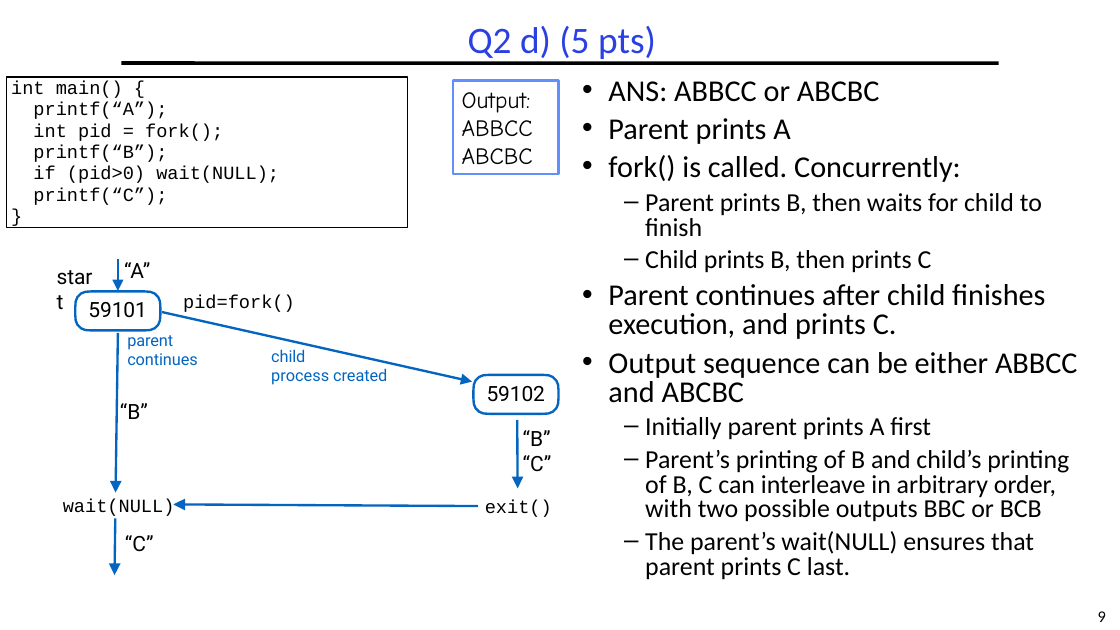
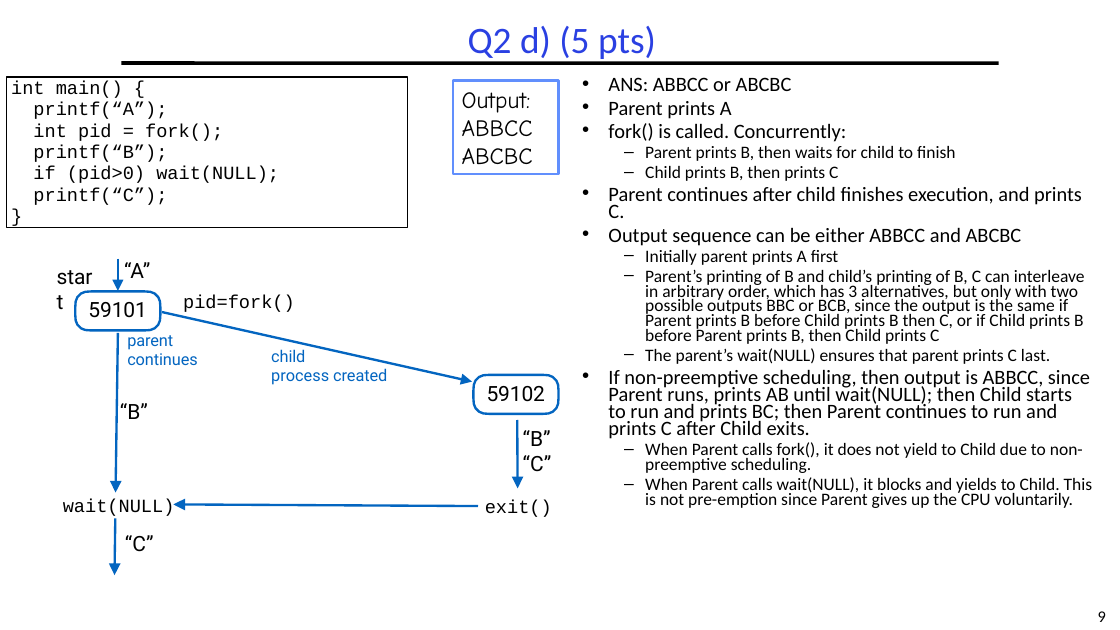
Before and after one commit to guhofstra/CSC256Fa25, a slide deck: slide 9 of PPTs/Exam/OS MidtermExam ANS Sp2025.pptx. Drawn at 1120x630 pixels with LibreOffice and Linux fonts; fonts in the diff are those of the drawing. Boxes give left, top, right and bottom in pixels: in the first picture for what was removed or moved away, otherwise in the second. Text is boxed around its words. In the diff, an @@ line names an element or a change of style, - is before the commit and + after.

```diff
--- a/PPTs/Exam/OS MidtermExam ANS Sp2025.pptx
+++ b/PPTs/Exam/OS MidtermExam ANS Sp2025.pptx
@@ text at (x1=608, y1=146, x2=1082, y2=364): size 25.9 to 17.5 pt in "ANS: ABBCC or ABCBC", "Parent prints A", "fork() is called. Concurrently:", "Parent continues after child finishes execution, and ..." and 1 more places; size 22.2 to 15 pt in "Parent prints B, then waits for child ...", "Child prints B, then prints C", "Initially parent prints A first", "The parent’s wait(NULL) ensures that parent prints ..."; line spacing 0.8 to 0.7; less space between paragraphs @@
@@ text at (x1=645, y1=270, x2=1085, y2=344): text changed; size 22.2 to 15 pt @@
-  – Parent’s printing of B and child’s printing of B, C can interleave in arbitrary order, with two possible outputs BBC or BCB
+  – Parent’s printing of B and child’s printing of B, C can interleave in arbitrary order, which has 3 alternatives, but only with two possible outputs BBC or BCB, since the output is the same if Parent prints B before Child prints B then C, or if Child prints B before Parent prints B, then Child prints C
@@ text at (x1=608, y1=369, x2=1093, y2=508): paragraphs added @@
+• If non-preemptive scheduling, then output is ABBCC, since Parent runs, prints AB until wait(NULL); then Child starts to run and prints BC; then Parent continues to run and prints C after Child exits.
+  – When Parent calls fork(), it does not yield to Child due to non-preemptive scheduling.
+  – When Parent calls wait(NULL), it blocks and yields to Child. This is not pre-emption since Parent gives up the CPU voluntarily.
```
Also in this commit, not shown: 9 other slides changed, 1 other file.
